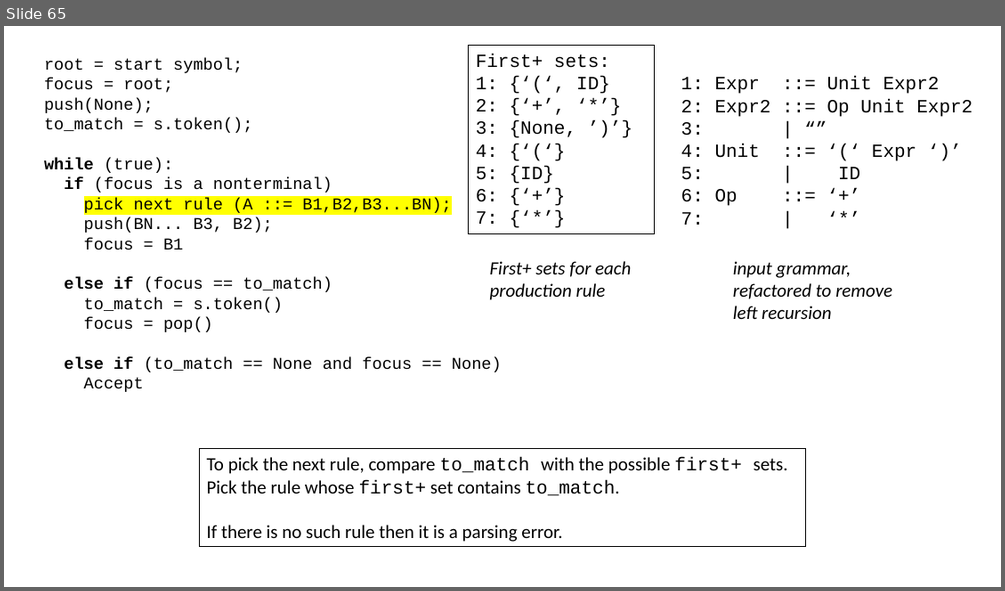
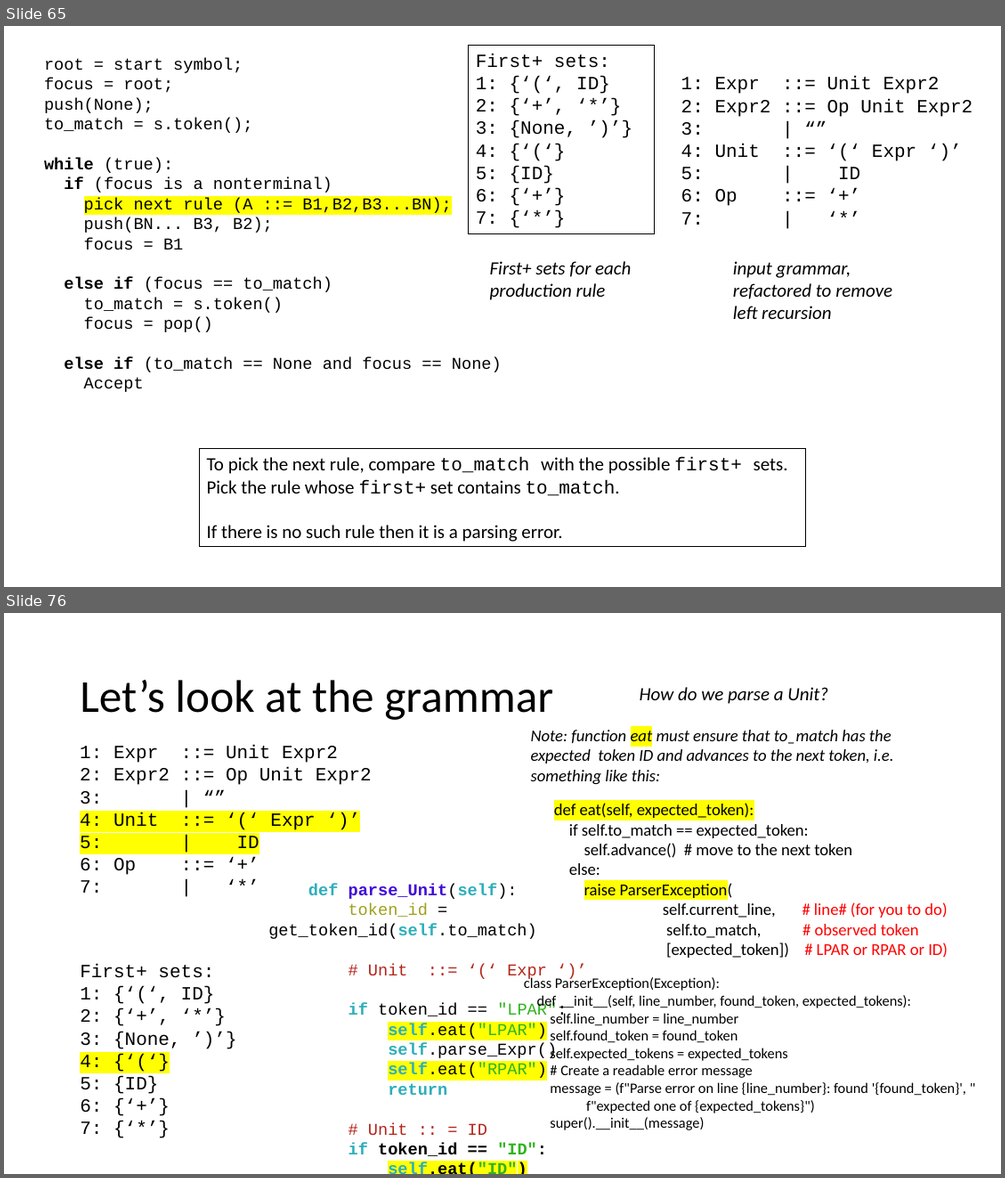
Before and after one commit to siero/CSE110A-W26, a slide deck: PDFS/C110-09-TOP-DOWN-PARSING.pptx. Shown one above the other, each under a label of ours: slide 65 before the commit, slides 65 and 76 after it; the slides between them are not shown. The pictures are 1005x591 and 1005x1178 pixels, drawn with LibreOffice and Linux fonts; fonts in the diff are those of the drawing. Boxes give left, top, right and bottom in pixels: in the first picture for what was removed or moved away, otherwise in the second. Text is boxed around its words. In the diff, an @@ line names an element or a change of style, - is before the commit and + after.

```diff
--- a/PDFS/C110-09-TOP-DOWN-PARSING.pptx
+++ b/PDFS/C110-09-TOP-DOWN-PARSING.pptx
@@ slide 76 added at (4, 613, 1001, 1174), background #FFFFFF @@
@@ title added at (80, 680, 553, 720), 44 pt, text #000000 @@
+Let’s look at the grammar
@@ text added at (639, 687, 828, 704), 18 pt, text #000000, italic @@
+How do we parse a Unit?
@@ text added at (80, 745, 372, 892), 18 pt, text #000000 @@
+1: Expr ::= Unit Expr2
+2: Expr2 ::= Op Unit Expr2
+3: | “”
+4: Unit ::= ‘(‘ Expr ‘)’
+5: | ID
+6: Op ::= ‘+’
+7: | ‘*’
@@ text added at (531, 728, 894, 784), 16 pt, text #000000, italic @@
+Note: function eat must ensure that to_match has the expected token ID and advances to the next token, i.e. something like this:
@@ text added at (554, 803, 947, 957), 16 pt, text #000000 @@
+def eat(self, expected_token):
+if self.to_match == expected_token:
+self.advance() # move to the next token
+else:
+raise ParserException(
+self.current_line, # line# (for you to do)
+self.to_match, # observed token
+[expected_token]) # LPAR or RPAR or ID)
@@ text added at (268, 884, 566, 1156), 16 pt, text #000000 @@
+def parse_Unit(self):
+token_id = get_token_id(self.to_match)
+# Unit ::= ‘(‘ Expr ‘)’
+if token_id == "LPAR":
+self.eat("LPAR")
+self.parse_Expr()
+self.eat("RPAR")
+return
+# Unit :: = ID
+if token_id == "ID":
+self.eat("ID")
+return
@@ text added at (80, 964, 215, 1134), 18 pt, text #000000 @@
+First+ sets:
+1: {‘(‘, ID}
+2: {‘+’, ‘*’}
+3: {None, ’)’}
+4: {‘(‘}
+5: {ID}
+6: {‘+’}
+7: {‘*’}
@@ text added at (524, 976, 966, 1130), 14 pt, text #000000 @@
+class ParserException(Exception):
+def __init__(self, line_number, found_token, expected_tokens):
+self.line_number = line_number
+self.found_token = found_token
+self.expected_tokens = expected_tokens
+# Create a readable error message
+message = (f"Parse error on line {line_number}: found '{found_token}', "
+f"expected one of {expected_tokens}")
+super().__init__(message)
```
Also in this commit, not shown: 1 slide changed, 13 other slides added, 1 other file.
